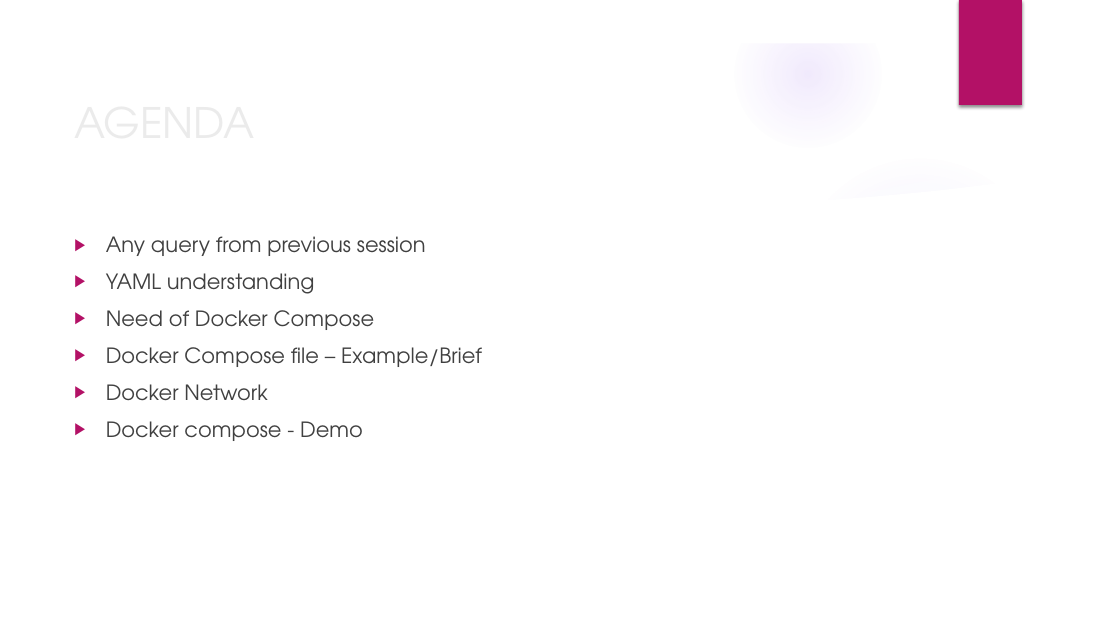
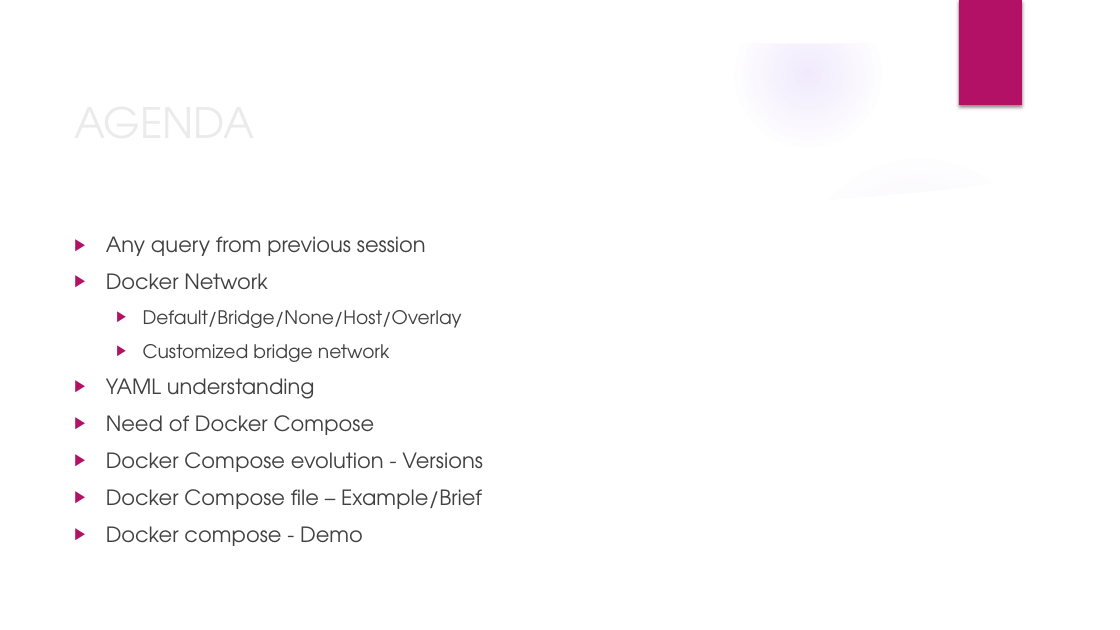
Before and after one commit to deepkumartraining/docker-k8s-April23, a slide deck: slide 2 of Day11/DockerAndKubernetes_Training-Day11.pptx. Drawn at 1120x630 pixels with LibreOffice and Linux fonts; fonts in the diff are those of the drawing; background and template pictures are left out. Boxes give left, top, right and bottom in pixels: in the first picture for what was removed or moved away, otherwise in the second. Text is boxed around its words. In the diff, an @@ line names an element or a change of style, - is before the commit and + after.

```diff
--- a/Day11/DockerAndKubernetes_Training-Day11.pptx
+++ b/Day11/DockerAndKubernetes_Training-Day11.pptx
@@ text at bbox=[106, 273, 462, 362]: paragraphs added @@
+▶ Docker Network
+  ▶ Default/Bridge/None/Host/Overlay
+  ▶ Customized bridge network
@@ text at bbox=[106, 384, 267, 401]: paragraph removed @@
-▶ Docker Network
@@ text at bbox=[106, 452, 483, 472]: paragraph added @@
+▶ Docker Compose evolution - Versions
```
Also in this commit, not shown: 2 other slides changed, 1 slide added, 7 other files.
